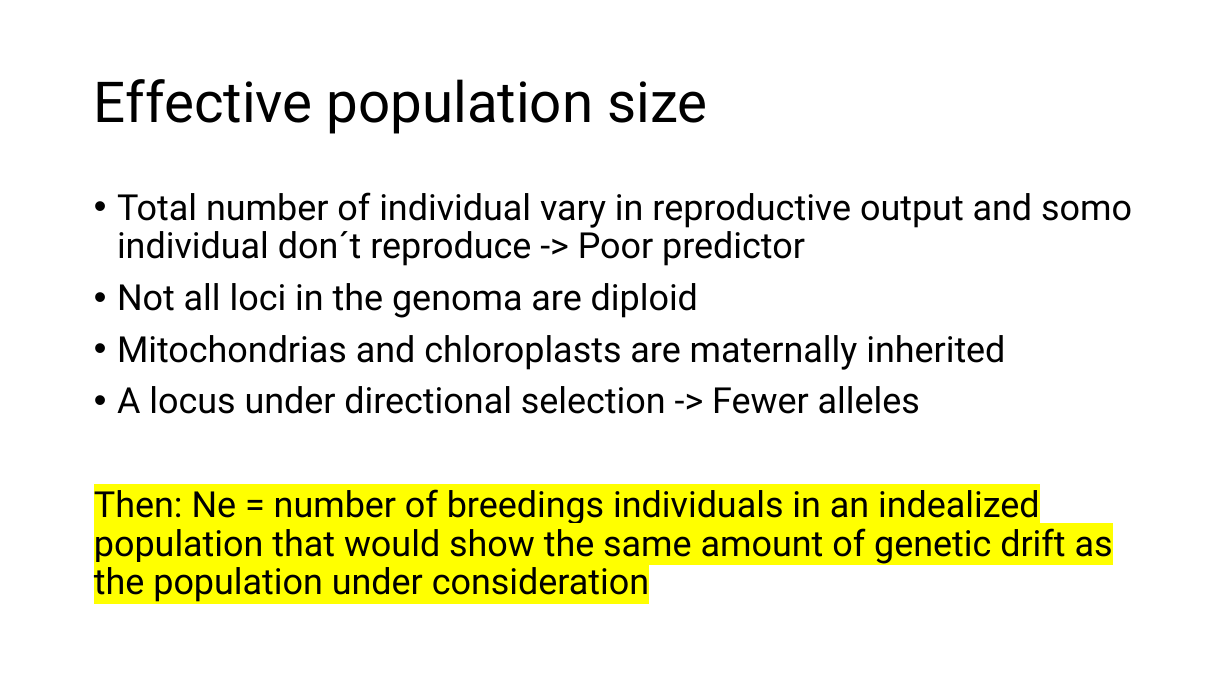
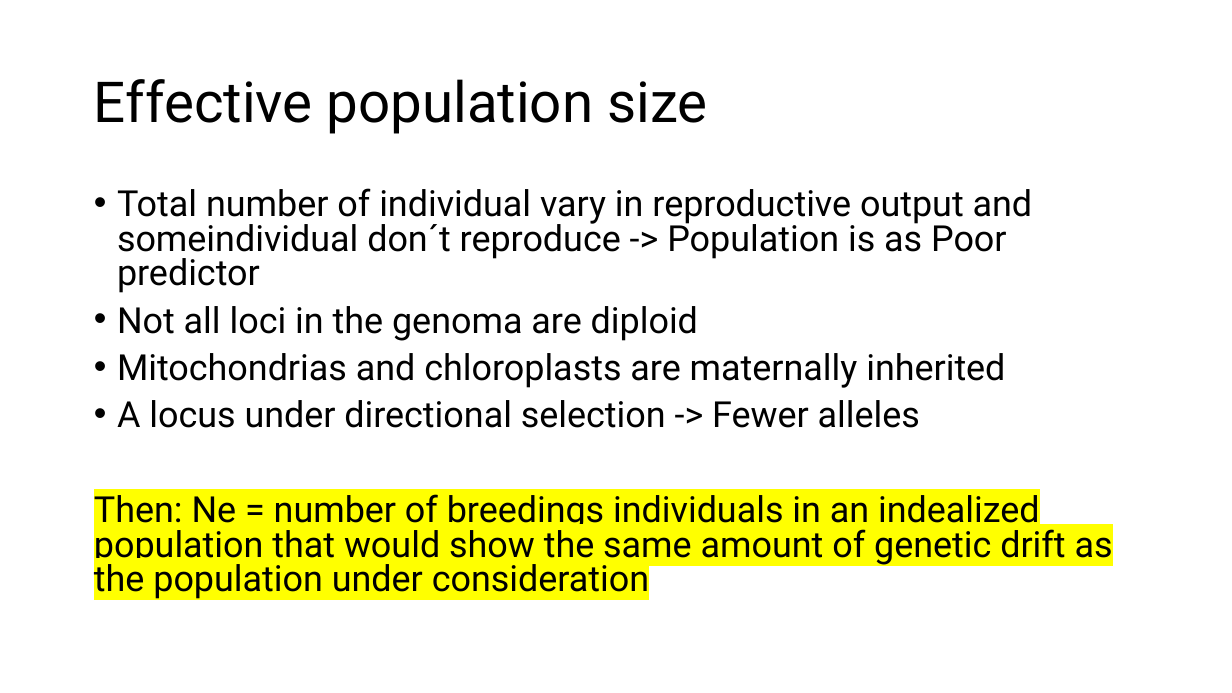
Before and after one commit to ccsosa/Evolutionary_genetics, a slide deck: slide 7 of Semana4/Selección natural.pptx (slide 3 before the commit). Drawn at 1232x693 pixels with LibreOffice and Linux fonts; fonts in the diff are those of the drawing. Boxes give left, top, right and bottom in pixels: in the first picture for what was removed or moved away, otherwise in the second. Text is boxed around its words. In the diff, an @@ line names an element or a change of style, - is before the commit and + after.

```diff
--- a/Semana4/Selección natural.pptx
+++ b/Semana4/Selección natural.pptx
@@ text at box(117, 188, 1033, 293): text changed @@
-• Total number of individual vary in reproductive output and somo individual don´t reproduce -> Poor predictor
+• Total number of individual vary in reproductive output and someindividual don´t reproduce -> Population is as Poor predictor
@@ text at box(94, 306, 1113, 599): line spacing 0.9 to 0.8 @@
```
Also in this commit, not shown: 7 other slides changed, 21 slides added, 3 slides removed.
